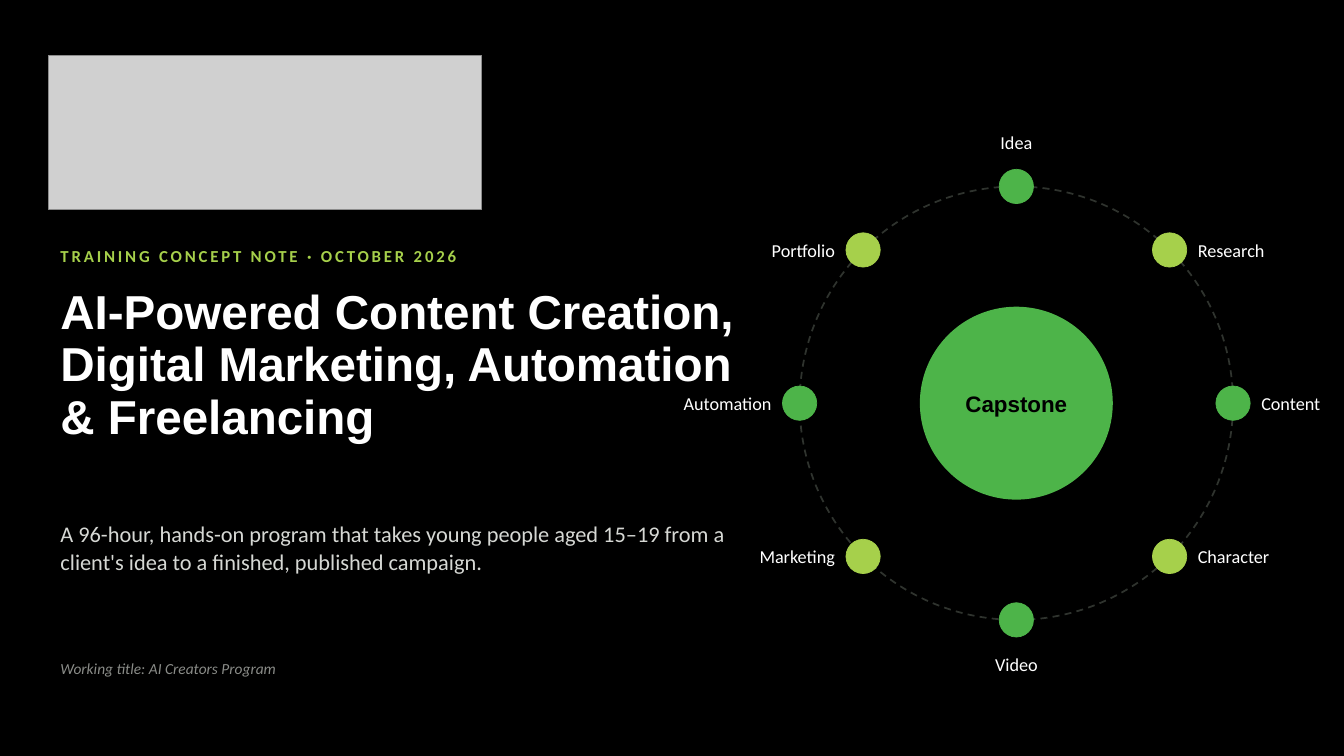
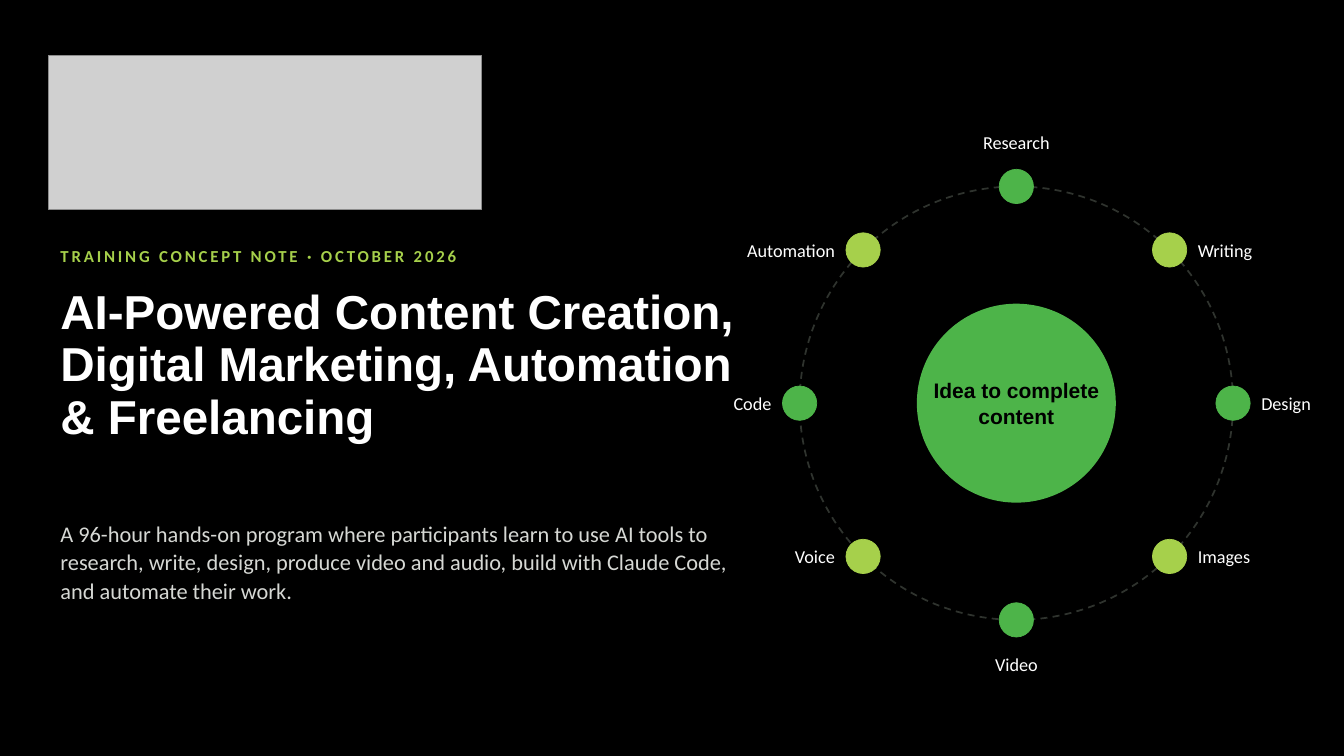
Before and after one commit to Ahmadhj4/Ahmadhj4, a slide deck: slide 1 of training-package/02_Concept_Note_EN.pptx. Drawn at 1344x756 pixels with LibreOffice and Linux fonts; fonts in the diff are those of the drawing; grey boxes stand for pictures. Boxes give left, top, right and bottom in pixels: in the first picture for what was removed or moved away, otherwise in the second. Text is boxed around its words. In the diff, an @@ line names an element or a change of style, - is before the commit and + after.

```diff
--- a/training-package/02_Concept_Note_EN.pptx
+++ b/training-package/02_Concept_Note_EN.pptx
@@ text "Research" moved from (x1=1198, y1=244, x2=1265, y2=257) to (x1=983, y1=136, x2=1050, y2=149) @@
@@ text "Research" at (x1=983, y1=136, x2=1050, y2=149): alignment left to centre @@
@@ text removed at (x1=1000, y1=136, x2=1032, y2=149) @@
-Idea
@@ text "Automation" moved from (x1=684, y1=397, x2=772, y2=410) to (x1=747, y1=244, x2=835, y2=257) @@
@@ text removed at (x1=772, y1=244, x2=835, y2=257) @@
-Portfolio
@@ text added at (x1=1198, y1=244, x2=1252, y2=260), 13 pt, text #FFFFFF @@
+Writing
@@ ellipse resized from (x1=921, y1=308, x2=1112, y2=499) to (x1=918, y1=304, x2=1115, y2=502) @@
@@ text added at (x1=934, y1=383, x2=1099, y2=424), 15 pt, text #000000, bold @@
+Idea to complete content
@@ text added at (x1=734, y1=397, x2=772, y2=410), 13 pt, text #FFFFFF @@
+Code
@@ text removed at (x1=965, y1=396, x2=1067, y2=417) @@
-Capstone
@@ text at (x1=1261, y1=397, x2=1311, y2=413): text changed @@
-Content
+Design
@@ text at (x1=60, y1=526, x2=726, y2=599): text changed @@
-A 96-hour, hands-on program that takes young people aged 15–19 from a client's idea to a finished, published campaign.
+A 96-hour hands-on program where participants learn to use AI tools to research, write, design, produce video and audio, build with Claude Code, and automate their work.
@@ text at (x1=795, y1=550, x2=835, y2=563): text changed @@
-Marketing
+Voice
@@ text at (x1=1198, y1=551, x2=1250, y2=566): text changed @@
-Character
+Images
@@ text removed at (x1=60, y1=663, x2=275, y2=677) @@
-Working title: AI Creators Program
```
Also in this commit, not shown: 1 other slide changed, 16 slides added, 16 slides removed, 34 other files.
